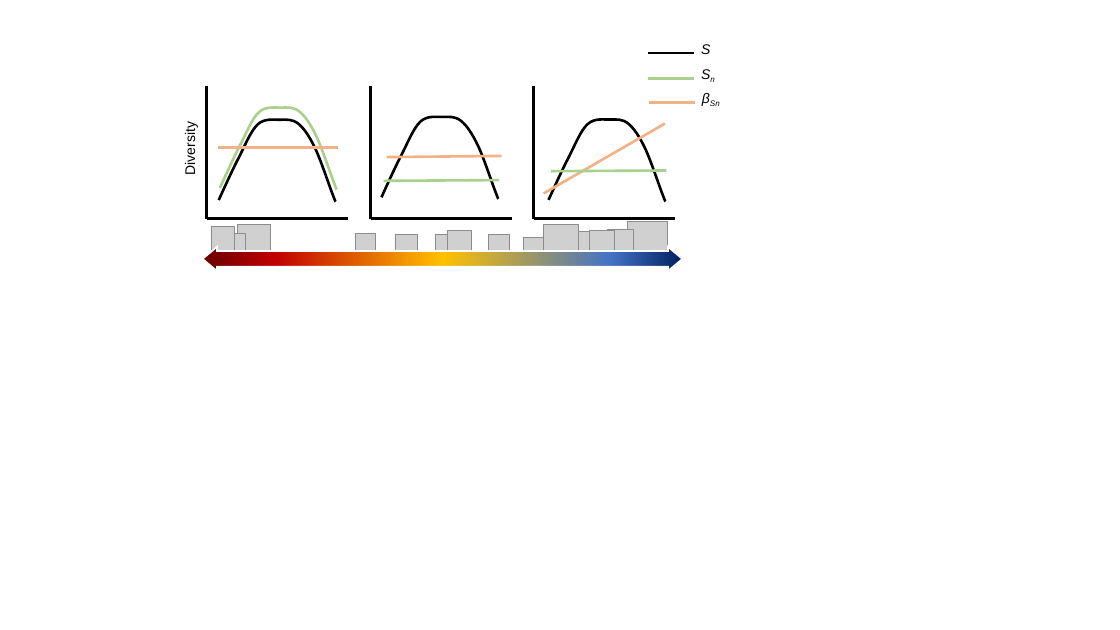
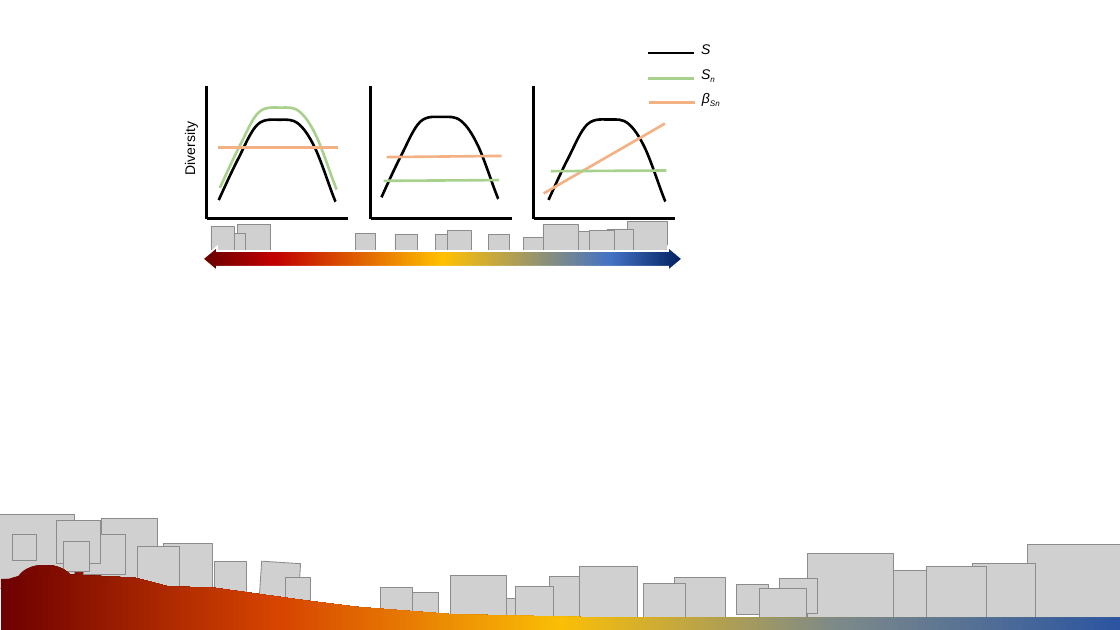
Before and after one commit to coreytcallaghan/bird_diversity_MoB, a slide deck: slide 6 of Figures/Figure_1_stuff.pptx. Drawn at 1120x630 pixels with LibreOffice and Linux fonts; fonts in the diff are those of the drawing; grey boxes stand for pictures; background and template pictures are left out. Boxes give left, top, right and bottom in pixels: in the first picture for what was removed or moved away, otherwise in the second. Text is boxed around its words. In the diff, an @@ line names an element or a change of style, - is before the commit and + after.

```diff
--- a/Figures/Figure_1_stuff.pptx
+++ b/Figures/Figure_1_stuff.pptx
@@ group added at (0, 514, 1120, 630): 28 pictures, 2 chord (boxed as its full ellipse)s, 1 freeform shape @@
```
Also in this commit, not shown: 1 other slide changed, 8 other files.
